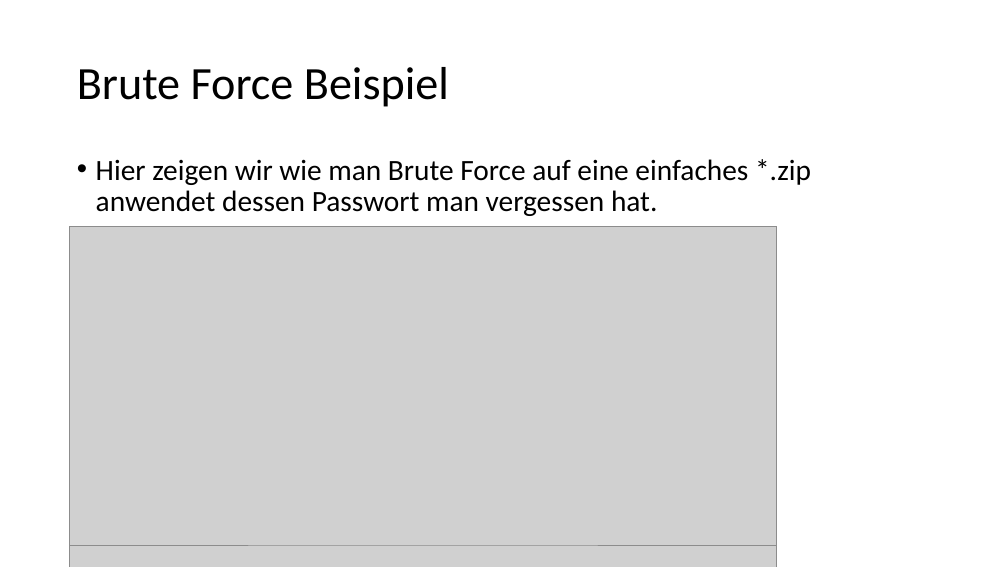
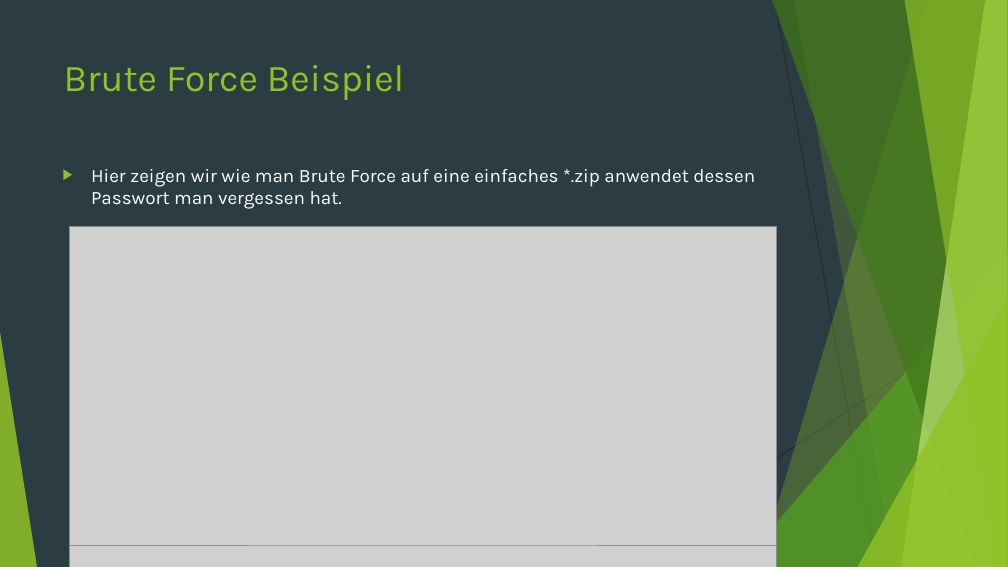
Before and after one commit to StefanSchuck/JohnTheRipperVortrag, a slide deck: slide 8 of Vortrag.pptx. Drawn at 1008x567 pixels with LibreOffice and Linux fonts; fonts in the diff are those of the drawing; grey boxes stand for pictures. Boxes give left, top, right and bottom in pixels: in the first picture for what was removed or moved away, otherwise in the second. Text is boxed around its words. In the diff, an @@ line names an element or a change of style, - is before the commit and + after.

```diff
--- a/Vortrag.pptx
+++ b/Vortrag.pptx
@@ background #FFFFFF to #2C3C43 @@
@@ title "Brute Force Beispiel": place and size @@
-title "Brute Force Beispiel" at (77,67,449,107)
+title "Brute Force Beispiel" at (64,65,404,100)
@@ title "Brute Force Beispiel" at (64,65,404,100): size 44 to 36 pt, font Calibri to Karla, text colour #000000 to #90C226; line spacing 0.9 to 1; vertical alignment middle to top @@
@@ text "Hier zeigen wir wie man ...": place and size @@
-text "Hier zeigen wir wie man ..." at (96,159,811,216)
+text "Hier zeigen wir wie man ..." at (91,169,755,209)
@@ text "Hier zeigen wir wie man ..." at (91,169,755,209): size 28 to 18 pt, font Calibri to Karla, text colour #000000 to #FFFFFF; bullet • to ▶; line spacing 0.9 to 1 @@
@@ group added at (0,0,1008,567): 5 freeform shapes, 3 triangles, 2 lines @@
```
Also in this commit, not shown: 17 other slides changed, 1 slide added, 1 slide removed.
